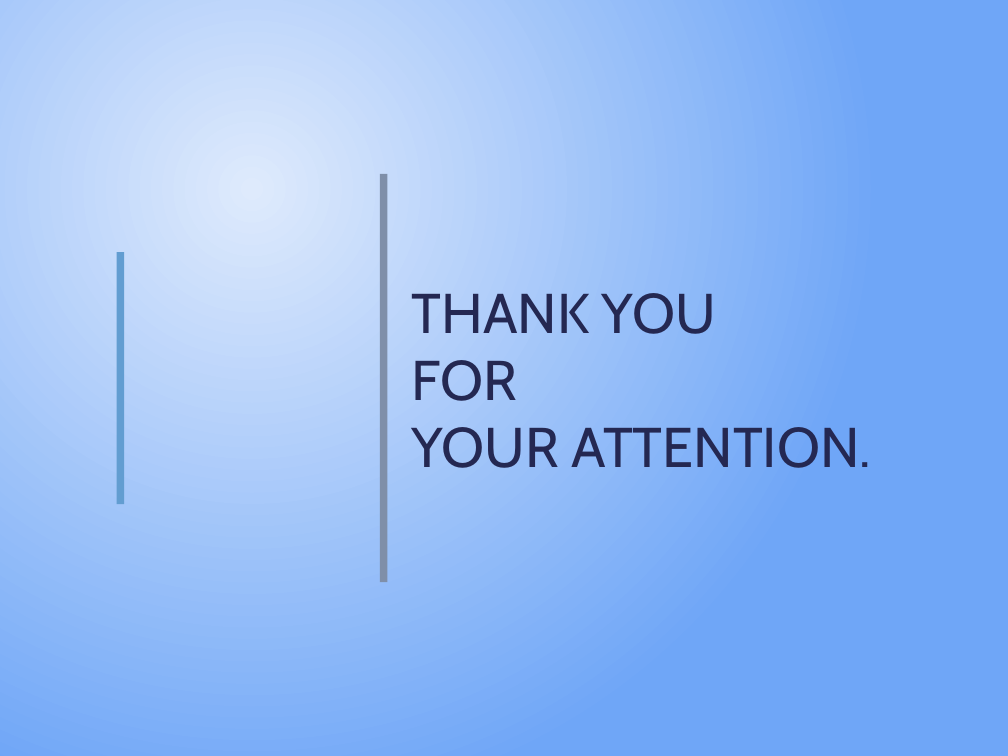
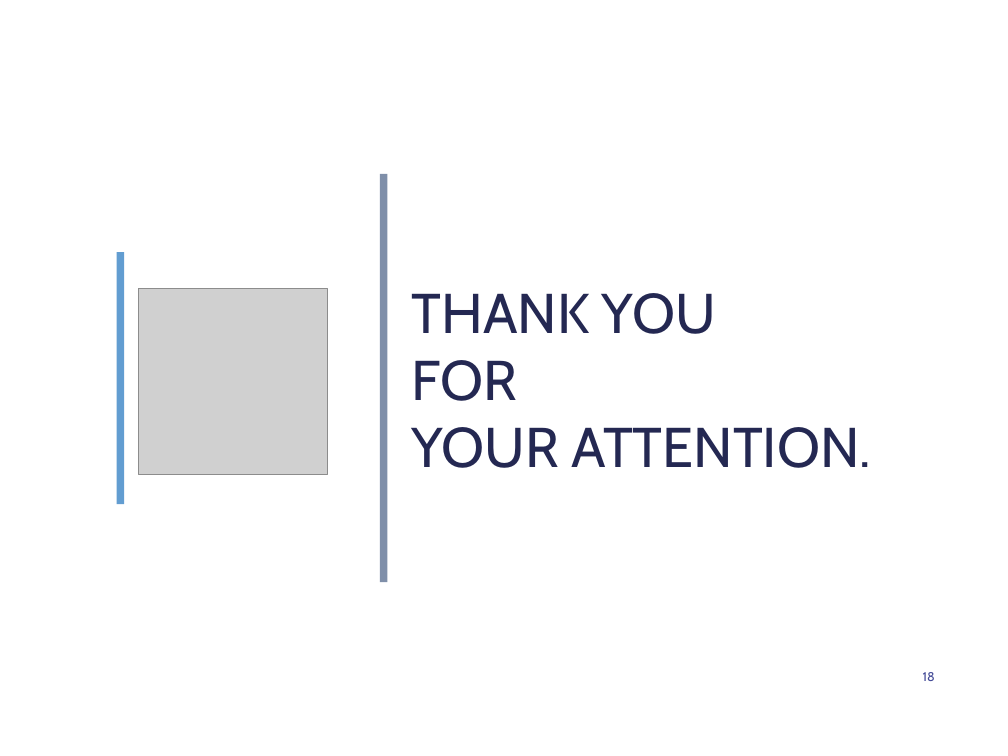
Before and after one commit to yazdipour/presentations, a slide deck: slide 18 of 2019Nov_Design_Implementation/Ch7.pptx (slide 24 before the commit). Drawn at 1008x756 pixels with LibreOffice and Linux fonts; fonts in the diff are those of the drawing; grey boxes stand for pictures. Boxes give left, top, right and bottom in pixels: in the first picture for what was removed or moved away, otherwise in the second. Text is boxed around its words. In the diff, an @@ line names an element or a change of style, - is before the commit and + after.

```diff
--- a/2019Nov_Design_Implementation/Ch7.pptx
+++ b/2019Nov_Design_Implementation/Ch7.pptx
@@ background gradient #DFEBFD to #6FA6F8 to #FFFFFF @@
@@ rectangle at [0, 0, 1008, 756]: fill gradient #DFEBFD to #6FA6F8 to #FFFFFF @@
@@ rectangle removed at [37, 50, 344, 60] @@
@@ rectangle removed at [49, 48, 349, 60] @@
@@ rectangle removed at [351, 50, 657, 60] @@
@@ rectangle removed at [355, 48, 653, 60] @@
@@ rectangle removed at [659, 48, 958, 60] @@
@@ rectangle removed at [665, 50, 972, 61] @@
@@ picture added at [138, 288, 328, 474] @@
@@ rectangle removed at [37, 340, 969, 704] @@
@@ rectangle removed at [50, 566, 959, 706] @@
@@ page number added at [923, 672, 935, 681], 9 pt, text #424996 @@
+18
```
Also in this commit, not shown: 18 other slides changed, 5 slides added, 5 slides removed, 3 other files.
